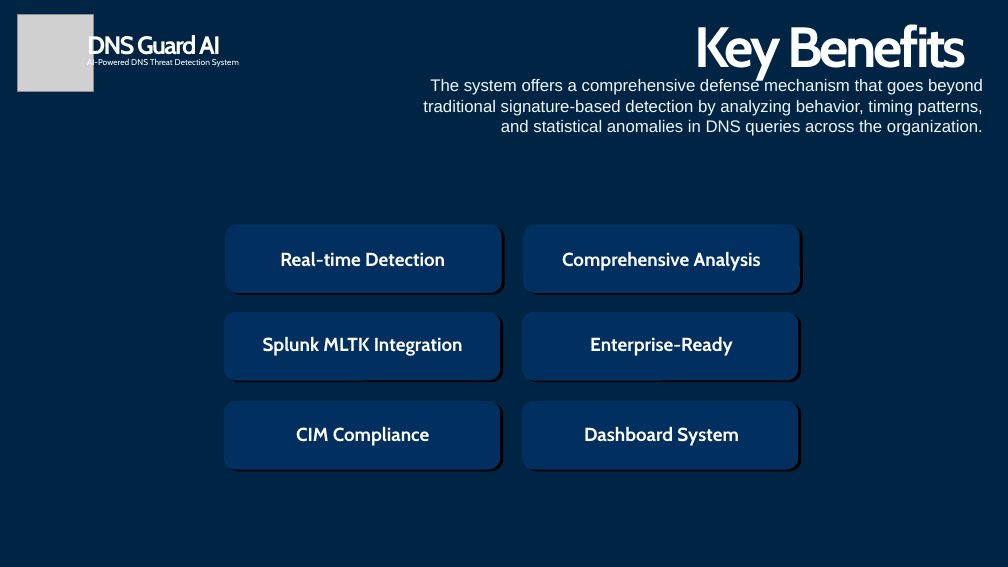
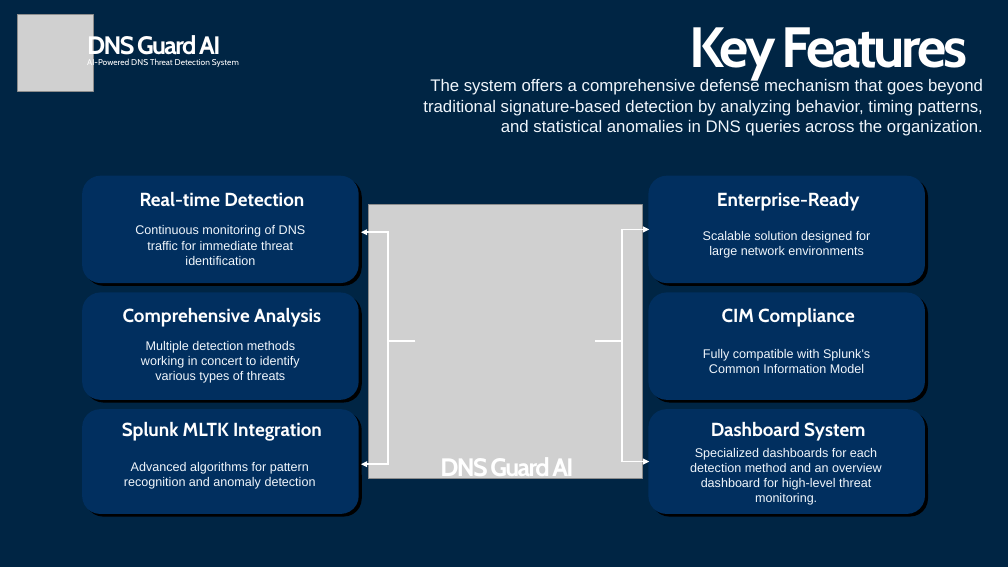
Before and after one commit to aleeric/Splunk-DNSGuard-AI, a slide deck: slide 3 of Splunk-Build-A-Thon-Idea/Splunk-DNSGuard-AI-IDEA.pptx. Drawn at 1008x567 pixels with LibreOffice and Linux fonts; fonts in the diff are those of the drawing; grey boxes stand for pictures. Boxes give left, top, right and bottom in pixels: in the first picture for what was removed or moved away, otherwise in the second. Text is boxed around its words. In the diff, an @@ line names an element or a change of style, - is before the commit and + after.

Commit message:
feat(IDEA): ppt file updated

```diff
--- a/Splunk-Build-A-Thon-Idea/Splunk-DNSGuard-AI-IDEA.pptx
+++ b/Splunk-Build-A-Thon-Idea/Splunk-DNSGuard-AI-IDEA.pptx
@@ text at (689,27,968,80): text changed @@
-Key Benefits
+Key Features
@@ rounded rectangle: place and size @@
-rounded rectangle at (226,225,501,293)
+rounded rectangle at (83,176,358,282)
@@ rounded rectangle: place and size @@
-rounded rectangle at (229,227,504,294)
+rounded rectangle at (86,179,361,285)
@@ rounded rectangle: place and size @@
-rounded rectangle at (524,225,799,293)
+rounded rectangle at (650,176,925,282)
@@ rounded rectangle: place and size @@
-rounded rectangle at (527,227,802,294)
+rounded rectangle at (653,179,928,285)
@@ text "Real-time Detection": place and size @@
-text "Real-time Detection" at (280,251,445,267)
+text "Real-time Detection" at (140,191,304,207)
@@ picture added at (368,204,642,478) @@
@@ text "Enterprise-Ready": place and size @@
-text "Enterprise-Ready" at (590,336,733,356)
+text "Enterprise-Ready" at (717,191,860,211)
@@ text added at (135,225,306,265), 12 pt, text #F0F6FC @@
+Continuous monitoring of DNS traffic for immediate threat identification
@@ elbow arrow added from (416, 341) to (361, 232), #FFFFFF 1.5 pt @@
@@ elbow arrow added from (595, 341) to (650, 229), #FFFFFF 1.5 pt @@
@@ text added at (703,231,871,258), 12 pt, text #F0F6FC @@
+Scalable solution designed for large network environments
@@ rounded rectangle: place and size @@
-rounded rectangle at (225,313,500,380)
+rounded rectangle at (83,293,358,399)
@@ rounded rectangle: place and size @@
-rounded rectangle at (228,315,503,382)
+rounded rectangle at (86,296,361,402)
@@ rounded rectangle: place and size @@
-rounded rectangle at (523,313,798,380)
+rounded rectangle at (650,293,925,399)
@@ rounded rectangle: place and size @@
-rounded rectangle at (526,315,801,382)
+rounded rectangle at (653,296,928,402)
@@ text "Comprehensive Analysis": place and size @@
-text "Comprehensive Analysis" at (562,251,761,271)
+text "Comprehensive Analysis" at (123,307,321,327)
@@ text "CIM Compliance": place and size @@
-text "CIM Compliance" at (296,426,430,446)
+text "CIM Compliance" at (722,307,855,327)
@@ text added at (141,341,300,383), 12 pt, text #F0F6FC @@
+Multiple detection methods working in concert to identify various types of threats
@@ elbow arrow added from (416, 341) to (361, 464), #FFFFFF 1.5 pt @@
@@ elbow arrow added from (595, 341) to (650, 462), #FFFFFF 1.5 pt @@
@@ text added at (703,349,870,373), 12 pt, text #F0F6FC @@
+Fully compatible with Splunk's Common Information Model
@@ text "Splunk MLTK Integration": place and size @@
-text "Splunk MLTK Integration" at (263,336,463,356)
+text "Splunk MLTK Integration" at (122,421,322,441)
@@ rounded rectangle: place and size @@
-rounded rectangle at (225,402,500,469)
+rounded rectangle at (83,410,358,513)
@@ rounded rectangle: place and size @@
-rounded rectangle at (228,404,503,471)
+rounded rectangle at (86,413,361,516)
@@ text "Dashboard System": place and size @@
-text "Dashboard System" at (584,426,738,446)
+text "Dashboard System" at (711,421,865,441)
@@ rounded rectangle: place and size @@
-rounded rectangle at (523,402,798,469)
+rounded rectangle at (650,410,925,513)
@@ rounded rectangle: place and size @@
-rounded rectangle at (526,404,801,471)
+rounded rectangle at (653,413,928,516)
@@ text added at (690,448,882,505), 12 pt, text #F0F6FC @@
+Specialized dashboards for each detection method and an overview dashboard for high-level threat monitoring.
@@ text added at (124,462,316,489), 12 pt, text #F0F6FC @@
+Advanced algorithms for pattern recognition and anomaly detection
@@ text added at (440,457,573,482), 24 pt, text #FFFFFF, bold @@
+DNS Guard AI
```
